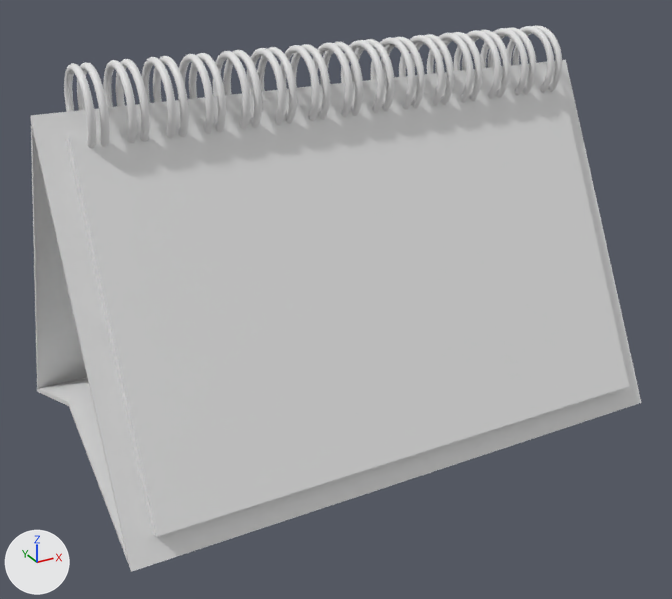
The FBX model Assets/Models/Environment/Desk Calendar.fbx, before and after one commit.
The view is the same before and after, from a 50 mm camera at (-0.285, -0.405, 0.336) aimed at (-0.009, 0.097, 0.085). Arrows for +X, +Y and +Z are at lower left; the lights stay in place. Where no turn or scale is listed for an object, it has been applied to the vertices.

In view in the first picture: 'Desk Calendar'.
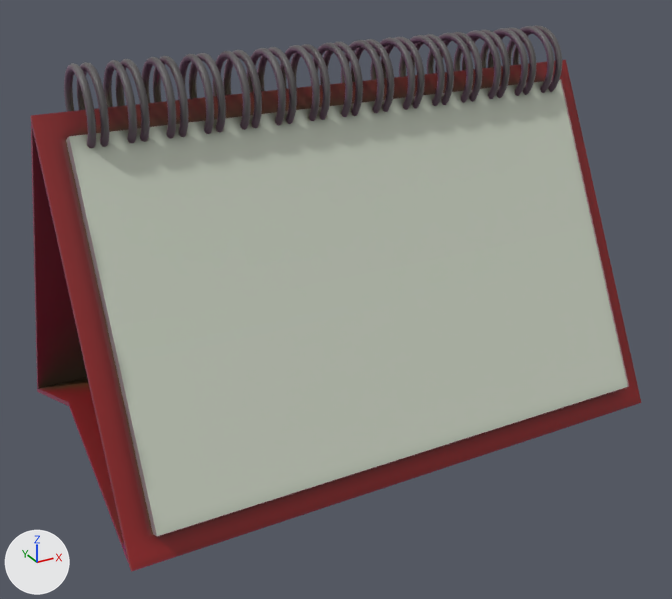
Edits to the scene script, one JSON object a line:
```json
{"op": "add", "block": "img_desk_calendar_desk_calendar_diffuse_png", "code": ["img_desk_calendar_desk_calendar_diffuse_png = load_image('Desk Calendar_Desk Calendar_Diffuse.png', 'Materials/Desk Calendar_Desk Calendar_Diffuse.png', 512, 512, 'sRGB')"]}
{"op": "add", "block": "img_desk_calendar_desk_calendar_normal_png", "code": ["img_desk_calendar_desk_calendar_normal_png = load_image('Desk Calendar_Desk Calendar_Normal.png', 'Materials/Desk Calendar_Desk Calendar_Normal.png', 512, 512, 'Non-Color')"]}
{"op": "add", "block": "mat_desk_calendar", "code": "n2 = _N.new('ShaderNodeTexImage'); n2.name = 'Image Texture'"}
{"op": "add", "block": "mat_desk_calendar", "code": "n2.image = img_desk_calendar_desk_calendar_diffuse_png"}
{"op": "add", "block": "mat_desk_calendar", "code": "n3 = _N.new('ShaderNodeTexImage'); n3.name = 'Image Texture.001'"}
{"op": "add", "block": "mat_desk_calendar", "code": "n3.image = img_desk_calendar_desk_calendar_normal_png"}
{"op": "add", "block": "mat_desk_calendar", "code": "n4 = _N.new('ShaderNodeNormalMap'); n4.name = 'Normal Map'"}
{"block": "mat_desk_calendar", "where": "n0 = _N.new('ShaderNodeBsdfPrincipled'); n0.name = 'Principled BSDF'"}
{"op": "add", "block": "mat_desk_calendar", "code": "_L.new(n2.outputs[0], n0.inputs[0])  # 'Color' to 'Base Color'"}
{"op": "add", "block": "mat_desk_calendar", "code": "_L.new(n3.outputs[0], n4.inputs[1])  # 'Color' to 'Color'"}
{"op": "add", "block": "mat_desk_calendar", "code": "_L.new(n4.outputs[0], n0.inputs[5])  # 'Normal' to 'Normal'"}
```

Where the change shows, as pixel boxes (x1, y1, x2, y2) in the pictures (672 x 599 px):
```json
{"object": "Desk Calendar", "change": "surface changed", "before": [31, 25, 641, 572], "after": [31, 25, 641, 572]}
```
